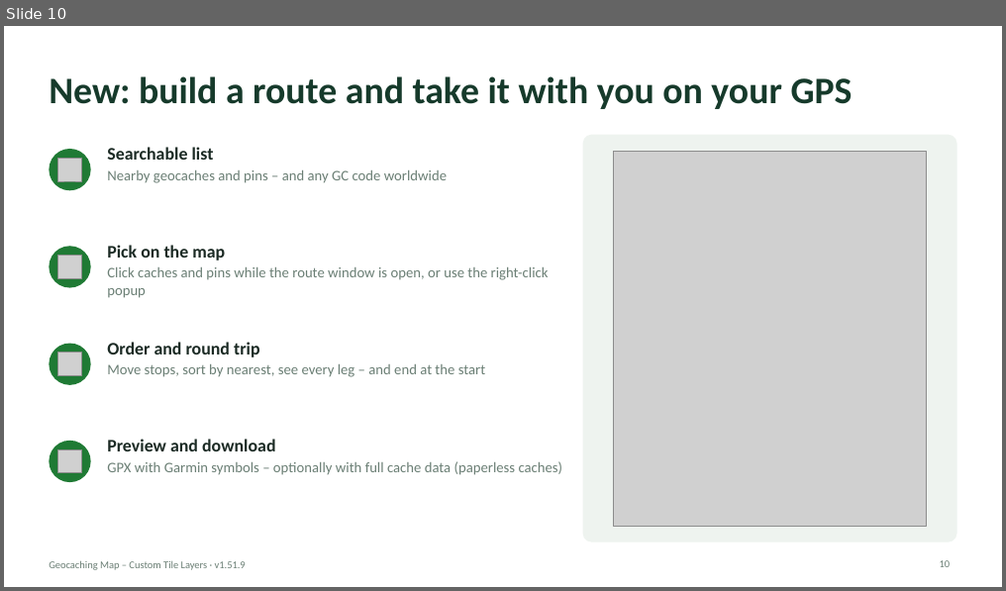
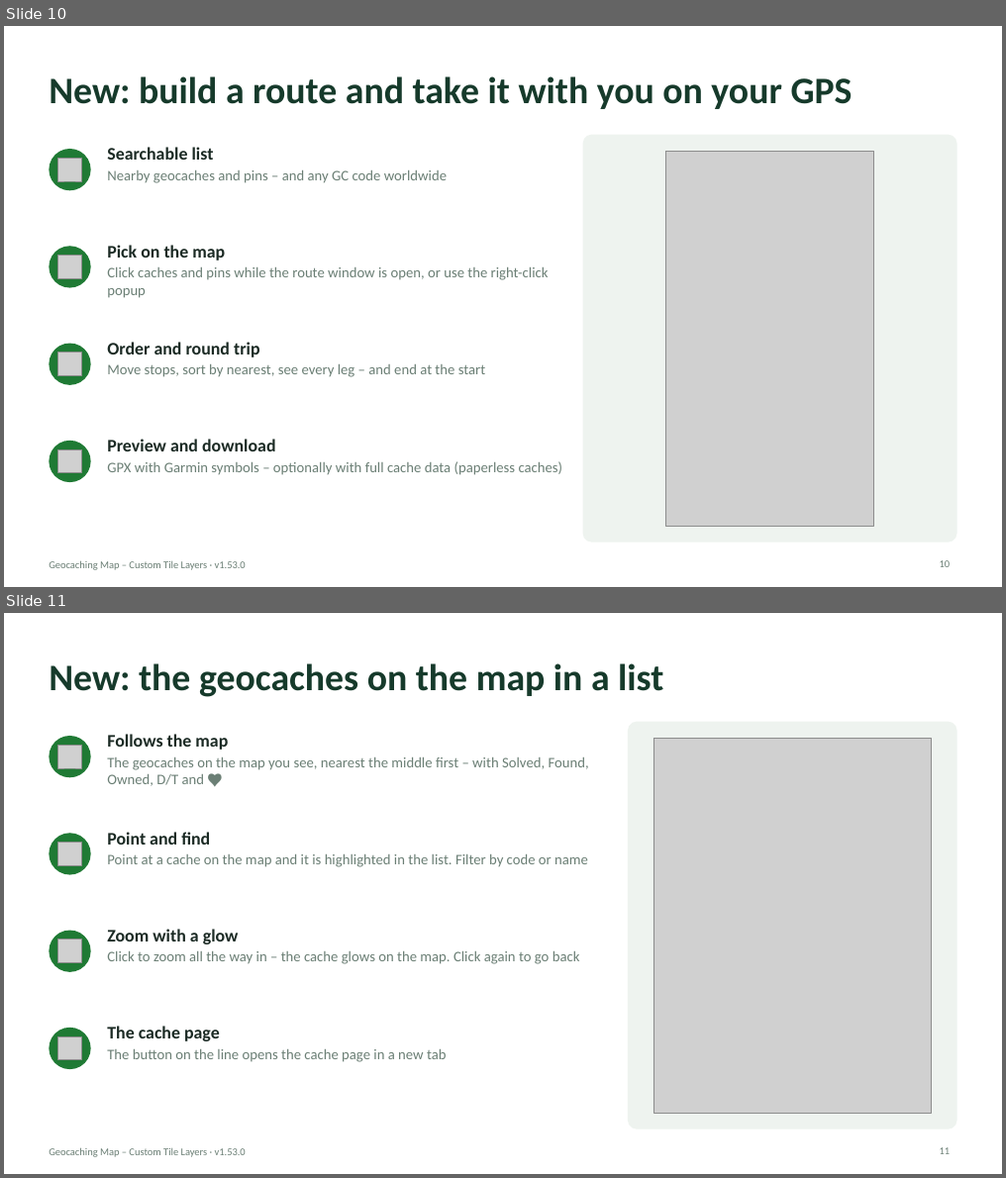
Before and after one commit to knutos/custom-tiles, a slide deck: docs/Geocaching-Map-Custom-Tile-Layers-Presentation.pptx. Shown one above the other, each under a label of ours: slide 10 before the commit, slides 10 and 11 after it. The pictures are 1006x591 and 1006x1178 pixels, drawn with LibreOffice and Linux fonts; fonts in the diff are those of the drawing; grey boxes stand for pictures. Boxes give left, top, right and bottom in pixels: in the first picture for what was removed or moved away, otherwise in the second. Text is boxed around its words. In the diff, an @@ line names an element or a change of style, - is before the commit and + after.

Commit message:
1.53.0 – New cache list (old map): the geocaches on the map in a list that follows the map, with hover highlight, zoom with a glow and back again, and a button for the cache page. The cache list and the route window sit at the top right or top left of the map (Settings), clear of the side panel; the route window is as narrow as the list.

```diff
--- a/docs/Geocaching-Map-Custom-Tile-Layers-Presentation.pptx
+++ b/docs/Geocaching-Map-Custom-Tile-Layers-Presentation.pptx
@@ slide 11 added at (4,613,1002,1174), background #FFFFFF; not listed: 1 template element that a slide beside it also shows @@
@@ title added at (49,663,663,697), 36 pt, text #163A2B, bold @@
+New: the geocaches on the map in a list
@@ rounded rectangle added at (628,722,957,1130), fill #EEF3EF @@
@@ ellipse added at (49,736,91,777), fill #1F7A34 @@
@@ picture added at (57,745,81,768) @@
@@ text added at (107,734,589,786), 14 pt, text #6B7F75 @@
+Follows the map
+The geocaches on the map you see, nearest the middle first – with Solved, Found, Owned, D/T and ♥
@@ picture added at (653,738,932,1113) @@
@@ ellipse added at (49,833,91,875), fill #1F7A34 @@
@@ picture added at (57,842,81,865) @@
@@ text added at (107,832,588,867), 14 pt, text #6B7F75 @@
+Point and find
+Point at a cache on the map and it is highlighted in the list. Filter by code or name
@@ ellipse added at (49,931,91,972), fill #1F7A34 @@
@@ text added at (107,929,580,964), 14 pt, text #6B7F75 @@
+Zoom with a glow
+Click to zoom all the way in – the cache glows on the map. Click again to go back
@@ picture added at (57,940,81,962) @@
@@ ellipse added at (49,1028,91,1069), fill #1F7A34 @@
@@ text added at (107,1026,447,1062), 14 pt, text #6B7F75 @@
+The cache page
+The button on the line opens the cache page in a new tab
@@ picture added at (57,1037,81,1059) @@
@@ page number added at (940,1148,950,1155), 10 pt, text #6B7F75 @@
+11
@@ slide 10 changed as well @@
@@ picture: place and size @@
-picture at (614,151,927,526)
+picture at (665,151,874,526)
@@ text at (49,562,246,570): text changed @@
-Geocaching Map – Custom Tile Layers · v1.51.9
+Geocaching Map – Custom Tile Layers · v1.53.0
```
Also in this commit, not shown: 14 other slides changed, 9 other files.
